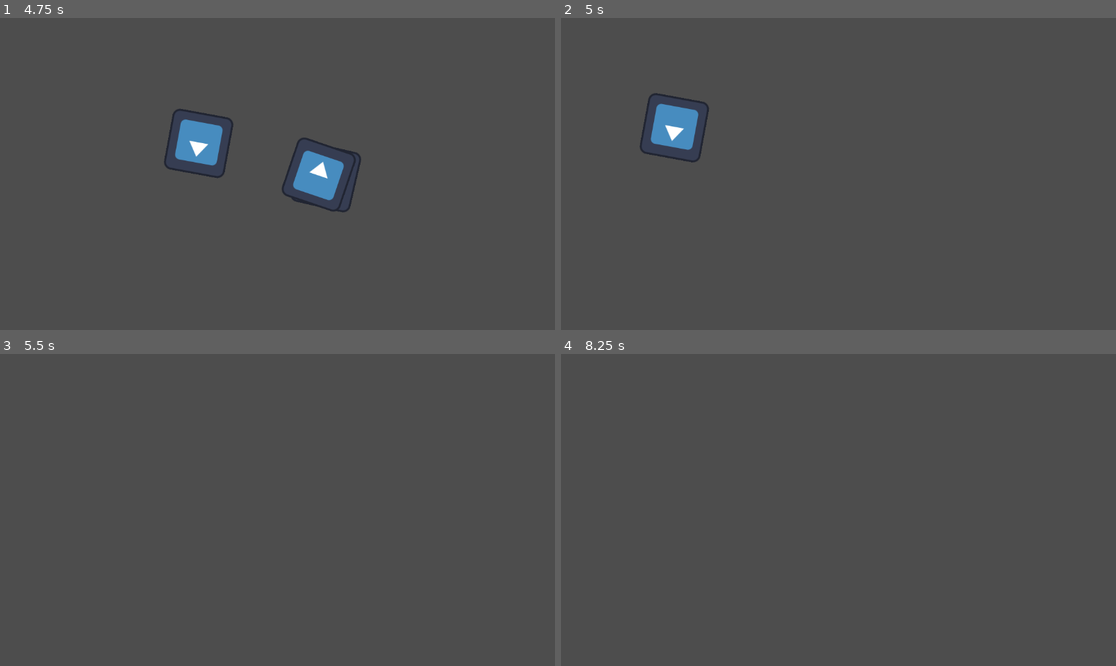
Above: before the commit, frames 1-4 (two rows, left to right).
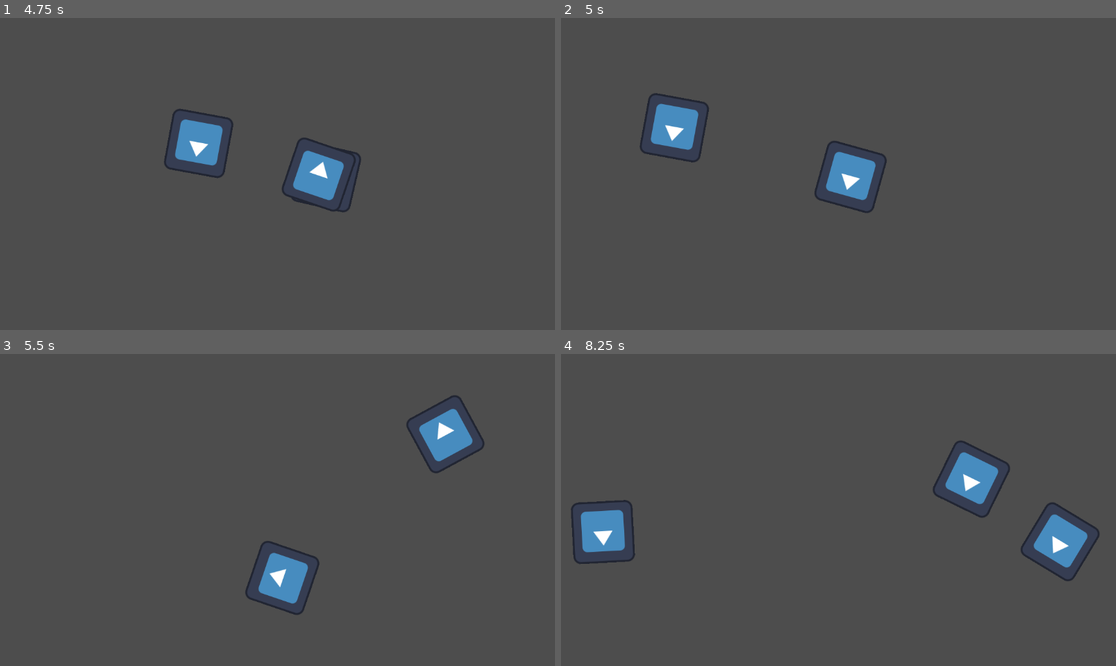
Above: after the commit, the same moments.

Repository: PedroJColon/brackysjam2024
Game: Godot game, scene res://scenes/sandbox.tscn
The game is run twice, just before and just after one commit, with the same random seed, the same clock (stepped at 60 frames per second) and the same inputs. The engine's default icon, where the game draws it, is replaced by a stand-in: a white triangle on a blue panel in a dark square.
Inputs (mouse positions are in pixels of both pictures, inside the frame that each line leads up to):
- Up to frame 1 (4.75 s): move the mouse to (399, 158) at 0.52 s; hold D (move_right) 0.53-1.28 s; click (399, 158) at 0.6 s; move the mouse to (166, 189) at 1.27 s; hold S (move_down) 1.28-2.03 s; click (166, 189) at 1.35 s; move the mouse to (333, 105) at 2.02 s; hold D (move_right) 2.03-2.78 s; click (333, 105) at 2.1 s; move the mouse to (249, 236) at 2.77 s; hold W (move_up) 2.78-3.53 s; click (249, 236) at 2.85 s; move the mouse to (444, 220) at 3.52 s; hold A (move_left) from 3.53 s (still down); click (444, 220) at 3.6 s; move the mouse to (111, 127) at 4.27 s; click (111, 127) at 4.35 s
- Up to frame 2 (5 s): keep holding A (move_left)
- Up to frame 3 (5.5 s): move the mouse to (305, 510) at 5.02 s; release A (move_left) at 5.03 s; hold S (move_down) from 5.03 s (still down); click (305, 510) at 5.1 s
- Up to frame 4 (8.25 s): move the mouse to (755, 432) at 5.77 s; release S (move_down) at 5.78 s; hold D (move_right) 5.78-6.53 s; click (755, 432) at 5.85 s; move the mouse to (960, 494) at 6.52 s; hold W (move_up) 6.53-7.28 s; click (960, 494) at 6.6 s; move the mouse to (727, 525) at 7.27 s; hold D (move_right) 7.28-8.03 s; click (727, 525) at 7.35 s; move the mouse to (894, 441) at 8.02 s; hold S (move_down) from 8.03 s (still down); click (894, 441) at 8.1 s

Frame 1 is identical in both runs. In frame 2, 1.3% of the frame differs, in the area x 45-59%, y 39-63%; in frame 3, 2.6%; in frame 4, 3.9%, in the area x 1-97%, y 27-73%.

Commit message:
Change Drone collision code

Diff:
--- a/src/drone.gd
+++ b/src/drone.gd
@@ -16,6 +16,11 @@
 
 
 func _on_area_2d_body_entered(body: Node2D) -> void:
-	queue_free()
-	player.queue_free()
+	if body.is_in_group("bullet"):
+		body.queue_free()
+		queue_free()
+	if body.is_in_group("player"):
+		# Replace this with health system
+		print("OucH!")
+		queue_free()
 	pass # Replace with function body.
